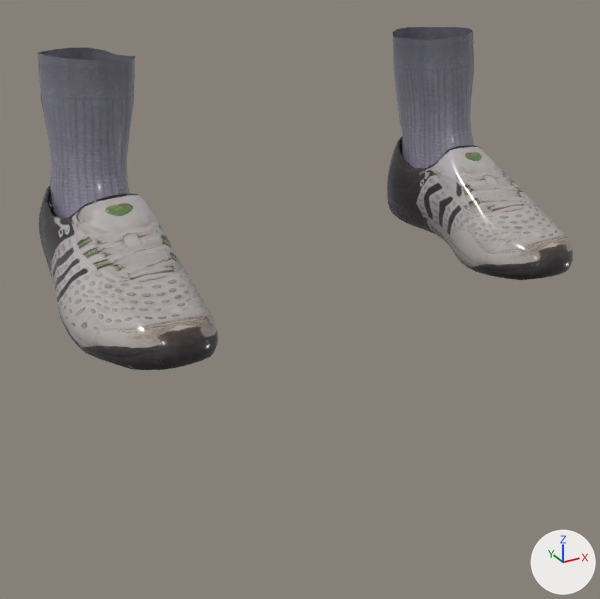
Renders of the glTF model app/assets/humans/male/shoes05.glb from each side of a commit.
The view is the same before and after, from a 50 mm camera at (-0.391, -0.761, 0.305) aimed at (-0.021, -0.089, -0.031). Arrows for +X, +Y and +Z are at lower right; the lights stay in place. The older version comes first. Vertices at exactly the same position are counted once.

In view in the first picture: 'part_shoes05'.
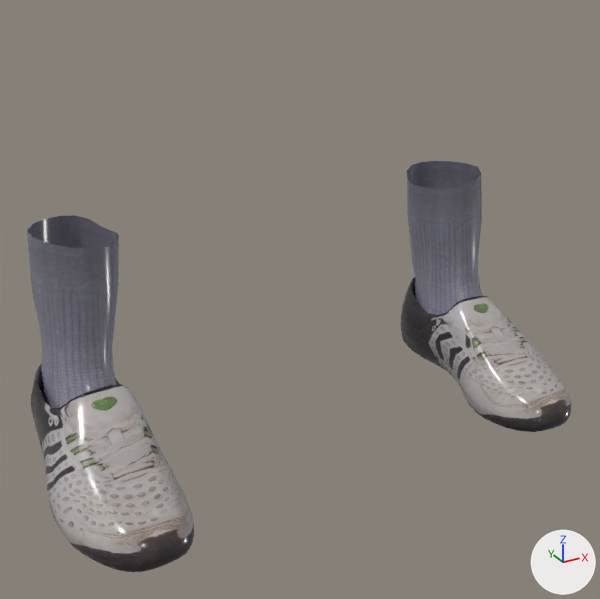
The newer file adds a shape key; the second version is drawn at full value of the shape key 'legs_long' of 'part_shoes05', and the change is written as the vertex moves it makes.

Pixel boxes (x1, y1, x2, y2) of what changed, in the pictures (600 x 599 px; the box of a moved part takes in the faces that stretch with it):
'part_shoes05', reshaped (20% taller): before (38, 27, 573, 370); after (27, 161, 571, 572)
part 1 of me_shoes05, moved or reshaped: before (387, 137, 573, 280); after (401, 277, 571, 432)
part 2 of me_shoes05, moved or reshaped: before (39, 186, 218, 370); after (31, 365, 194, 572)
part 3 of me_shoes05, moved or reshaped: before (393, 27, 474, 169); after (407, 161, 482, 315)
part 4 of me_shoes05, moved or reshaped: before (38, 48, 135, 219); after (27, 215, 119, 408)

The change, as a diff of the scene's bpy script:
```diff
--- a/app/assets/humans/male/shoes05.glb.py
+++ b/app/assets/humans/male/shoes05.glb.py
@@ me_shoes05 @@
 # used by ob_part_shoes05; location = (0.0, 0.0, 0.0)
-me_shoes05.from_pydata(...)  # 1594 vertices, 3064 faces; spans x -0.26..0.26, y -0.22..0.055, z -0.017..0.211
+me_shoes05.from_pydata(...)  # 1594 vertices, 3064 faces; spans x -0.291..0.291, y -0.22..0.055, z -0.202..0.053
+# me_shoes05 part 1: the loose piece of 653 vertices spanning x 0.146..0.26, y -0.22..0.055, z -0.017..0.097 is moved by (0.031, 0.0, -0.185)
+# me_shoes05 part 2: the loose piece of 653 vertices spanning x -0.26..-0.146, y -0.22..0.055, z -0.017..0.097 is moved by (-0.031, 0.0, -0.185)
+# me_shoes05 part 3: 144 of 1594 vertices moved; they spanned x 0.147..0.237, y -0.096..0.043, z 0.039..0.211 and now span x 0.177..0.268, y -0.096..0.043, z -0.146..0.053; mean shift (0.031, 0.0, -0.18); largest move (0.178, 0.026, 0.091) -> (0.209, 0.026, -0.094)
+# me_shoes05 part 4: 144 of 1594 vertices moved; they spanned x -0.237..-0.147, y -0.096..0.043, z 0.039..0.211 and now span x -0.268..-0.177, y -0.096..0.043, z -0.146..0.053; mean shift (-0.031, 0.0, -0.18); largest move (-0.236, -0.017, 0.043) -> (-0.267, -0.017, -0.142)
 me_shoes05.materials.append(mat_human_shoes05)
```
